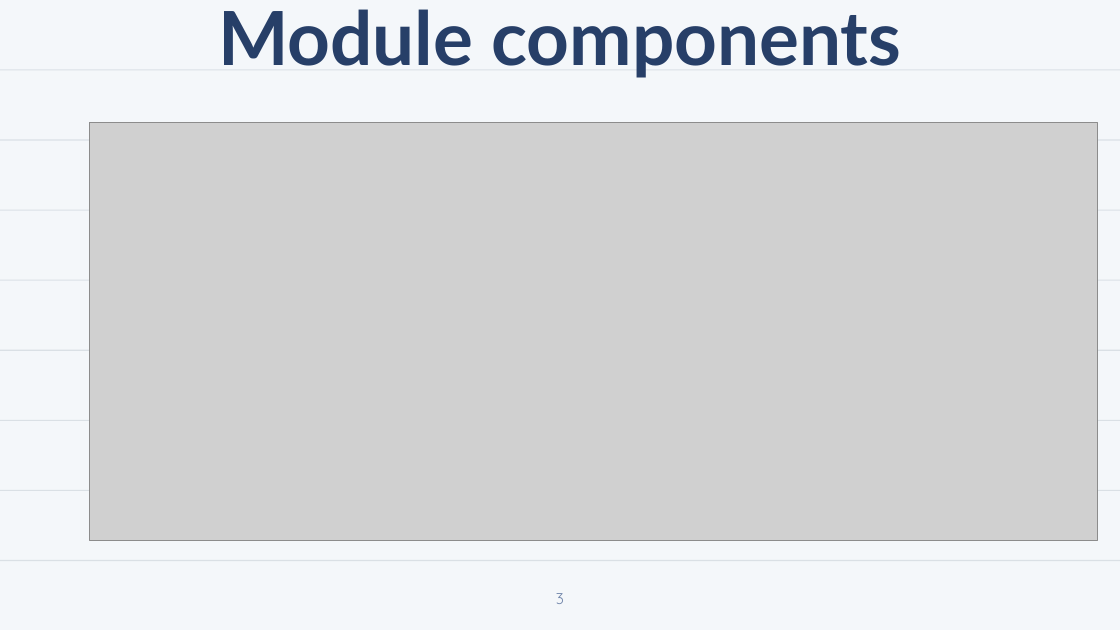
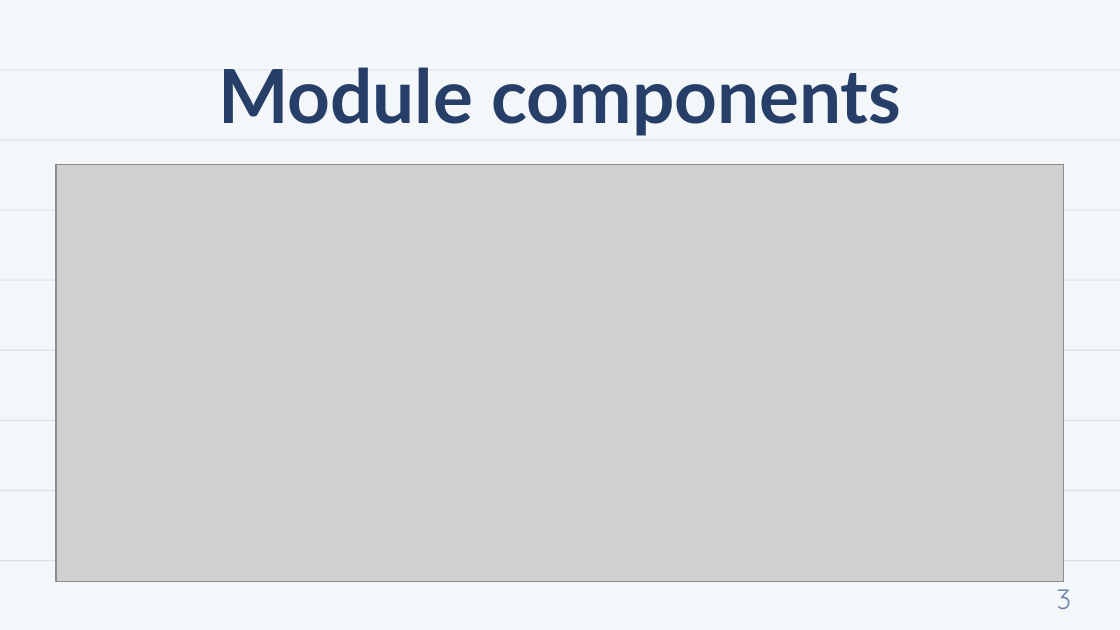
Before and after one commit to giabuynh/AirMeasurement, a slide deck: slide 3 of report/AirMeasurement.pptx. Drawn at 1120x630 pixels with LibreOffice and Linux fonts; fonts in the diff are those of the drawing; grey boxes stand for pictures; background and template pictures are left out. Boxes give left, top, right and bottom in pixels: in the first picture for what was removed or moved away, otherwise in the second. Text is boxed around its words. In the diff, an @@ line names an element or a change of style, - is before the commit and + after.

```diff
--- a/report/AirMeasurement.pptx
+++ b/report/AirMeasurement.pptx
@@ title "Module components" moved from (x1=218, y1=9, x2=901, y2=78) to (x1=218, y1=67, x2=901, y2=136) @@
@@ picture moved from (x1=90, y1=123, x2=1098, y2=541) to (x1=56, y1=165, x2=1064, y2=582) @@
@@ page number moved from (x1=556, y1=593, x2=564, y2=604) to (x1=1057, y1=581, x2=1072, y2=609) @@
@@ page number at (x1=1057, y1=581, x2=1072, y2=609): size 10 to 18 pt @@
```
Also in this commit, not shown: 13 other slides changed, 23 slides removed, 8 other files.
